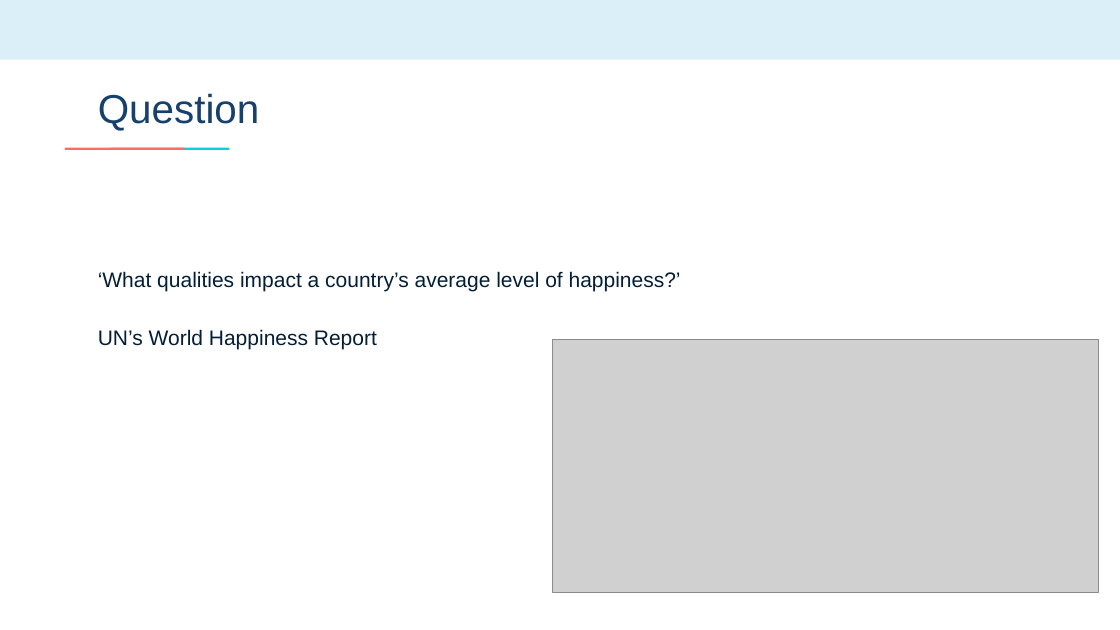
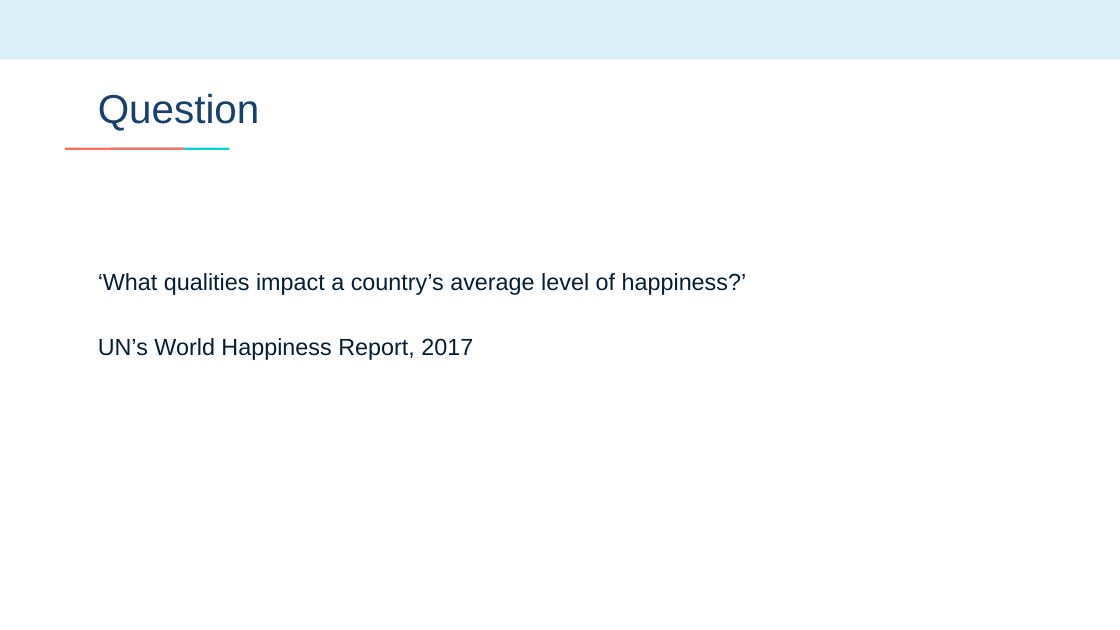
Before and after one commit to emilyageller/Geller_Metis, a slide deck: slide 2 of Project 2/Project2-World Happiness.pptx. Drawn at 1120x630 pixels with LibreOffice and Linux fonts; fonts in the diff are those of the drawing; grey boxes stand for pictures. Boxes give left, top, right and bottom in pixels: in the first picture for what was removed or moved away, otherwise in the second. Text is boxed around its words. In the diff, an @@ line names an element or a change of style, - is before the commit and + after.

```diff
--- a/Project 2/Project2-World Happiness.pptx
+++ b/Project 2/Project2-World Happiness.pptx
@@ text at (x1=98, y1=273, x2=747, y2=295): size 18 to 20 pt in "‘What qualities impact a country’s average level ..." @@
@@ text at (x1=98, y1=338, x2=473, y2=360): text changed; size 18 to 20 pt @@
-UN’s World Happiness Report
+UN’s World Happiness Report, 2017
@@ picture removed at (x1=553, y1=339, x2=1099, y2=592) @@
```
Also in this commit, not shown: 5 other slides changed, 2 slides added, 10 other files.
